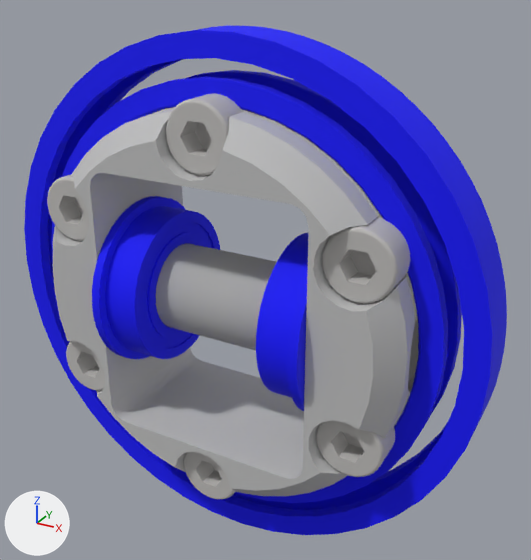
What one commit did to the COLLADA model aero_description/typeF/meshes/aero_upper_meshes/WAIST_LINK2_mesh.dae.
The view is the same before and after, from a camera (50 mm lens) standing at (0.031, -0.051, 0.028) and looking at (0.0019, 0.0018, 0.0015). Every picture has the same lights, and +X, +Y and +Z are marked at lower left. Where no turn or scale is listed for an object, it has been applied to the vertices.

Objects in the first picture: 'サーフェス1', 'サーフェス1_ncl1_1', 'サーフェス1_ncl1_10', 'サーフェス1_ncl1_11', 'サーフェス1_ncl1_2', 'サーフェス1_ncl1_3', 'サーフェス1_ncl1_4', 'サーフェス1_ncl1_5', 'サーフェス1_ncl1_6', 'サーフェス1_ncl1_7', 'サーフェス1_ncl1_8', 'サーフェス1_ncl1_9'.
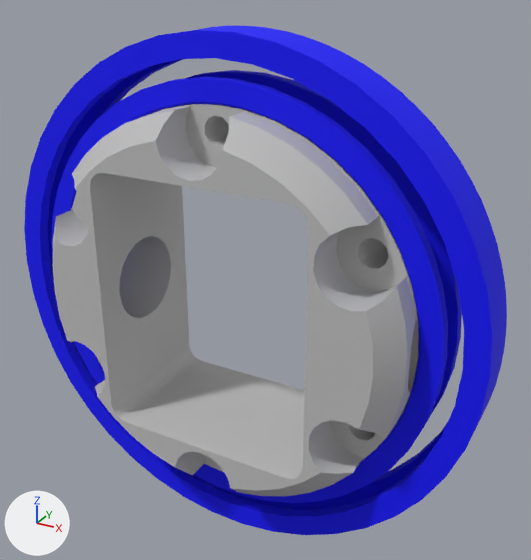
Where the change shows, as pixel boxes [x1, y1, x2, y2] in the pictures (531 x 560 px):
'サーフェス1_ncl1_4', deleted (blue)
    before: [92, 196, 221, 359]
'サーフェス1_ncl1_5', deleted
    before: [156, 243, 418, 383]
'サーフェス1_ncl1_3', deleted (blue)
    before: [256, 233, 308, 411]
'サーフェス1_ncl1_9', deleted
    before: [322, 217, 410, 304]
'サーフェス1_ncl1_8', deleted
    before: [166, 93, 243, 176]
'サーフェス1_ncl1_10', deleted
    before: [316, 420, 395, 477]
'サーフェス1_ncl1_6', deleted
    before: [47, 174, 89, 241]
'サーフェス1_ncl1_11', deleted
    before: [184, 451, 236, 499]
'サーフェス1_ncl1_7', deleted
    before: [66, 341, 105, 391]

The change in detail:
Object 'サーフェス1_ncl1_3' (ob_サーフェス1_ncl1_3) is deleted.
Object 'サーフェス1_ncl1_4' (ob_サーフェス1_ncl1_4) is deleted.
Object 'サーフェス1_ncl1_5' (ob_サーフェス1_ncl1_5) is deleted.
Object 'サーフェス1_ncl1_6' (ob_サーフェス1_ncl1_6) is deleted.
Object 'サーフェス1_ncl1_7' (ob_サーフェス1_ncl1_7) is deleted.
Object 'サーフェス1_ncl1_8' (ob_サーフェス1_ncl1_8) is deleted.
Object 'サーフェス1_ncl1_9' (ob_サーフェス1_ncl1_9) is deleted.
Object 'サーフェス1_ncl1_10' (ob_サーフェス1_ncl1_10) is deleted.
Object 'サーフェス1_ncl1_11' (ob_サーフェス1_ncl1_11) is deleted.
